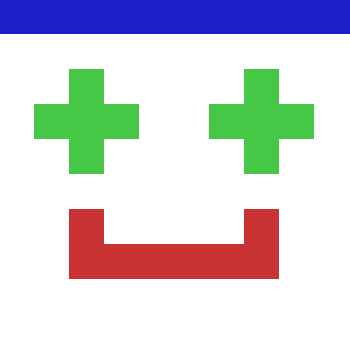
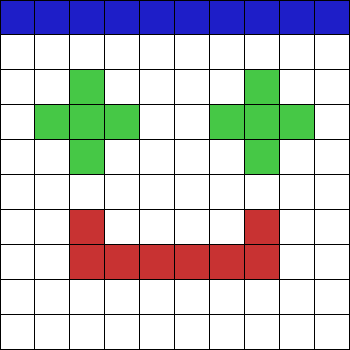
Revision of a layered 350px x 350px image; what changed, layer by layer:
added layer "New Layer#1" above "New Layer" over [0, 0, 350, 350]
